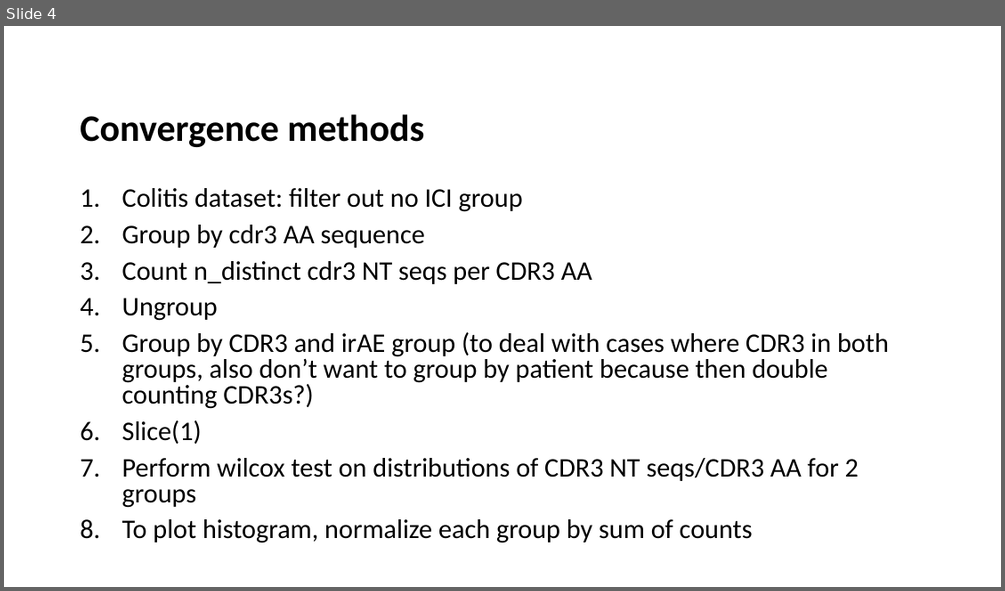
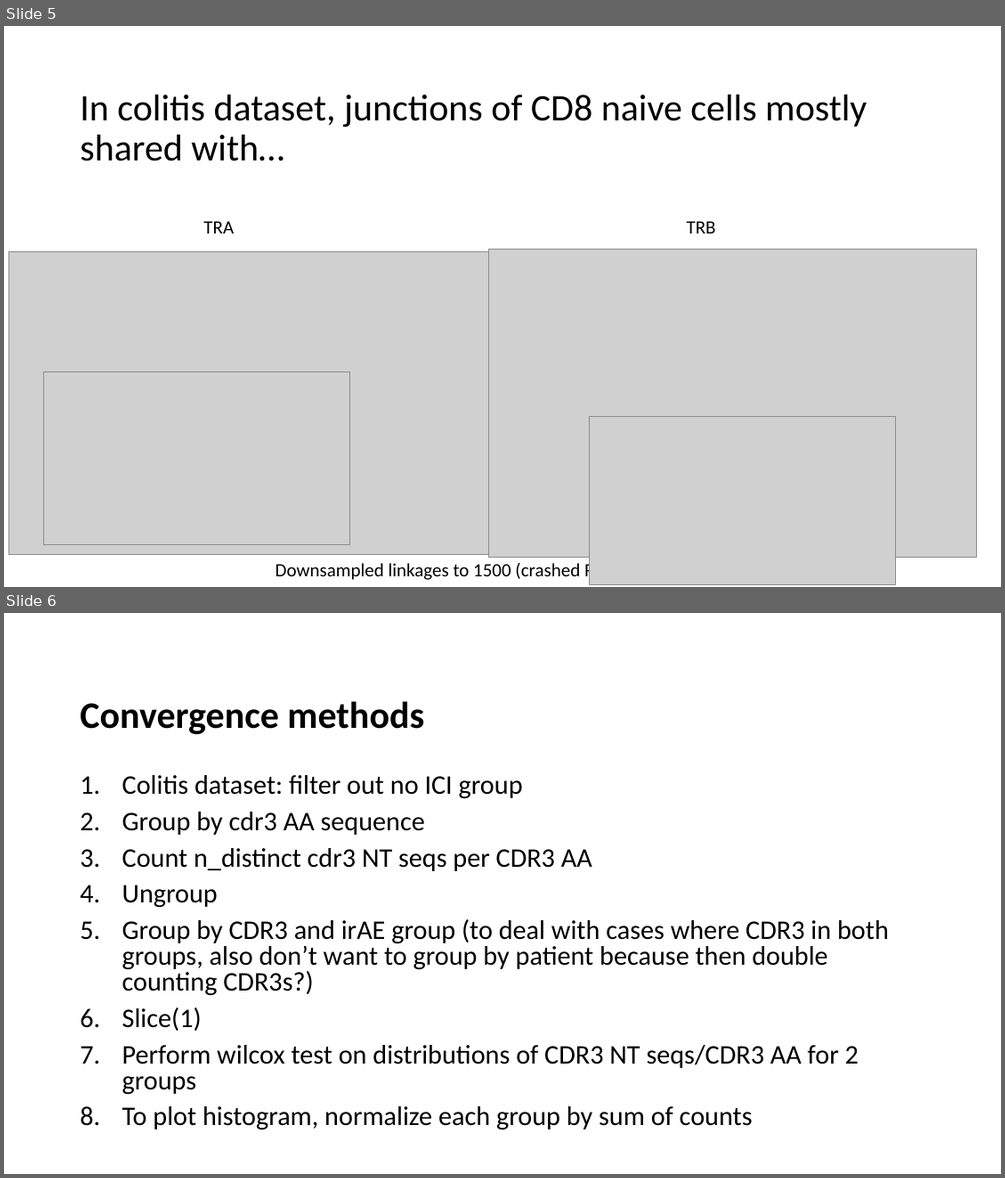
Before and after one commit to tybottorff/bottorffdocs, a slide deck: linsley_postdoc/presentations/weekly_meetings/1_18_24.pptx. Shown one above the other, each under a label of ours: slide 4 before the commit, slides 5 and 6 after it. The pictures are 1005x591 and 1005x1178 pixels, drawn with LibreOffice and Linux fonts; fonts in the diff are those of the drawing; grey boxes stand for pictures. Boxes give left, top, right and bottom in pixels: in the first picture for what was removed or moved away, otherwise in the second. Text is boxed around its words. In the diff, an @@ line names an element or a change of style, - is before the commit and + after.

```diff
--- a/linsley_postdoc/presentations/weekly_meetings/1_18_24.pptx
+++ b/linsley_postdoc/presentations/weekly_meetings/1_18_24.pptx
@@ slide 5 added at box(4, 26, 1001, 587), background #FFFFFF @@
@@ title added at box(80, 95, 866, 161), 36 pt, text #000000 @@
+In colitis dataset, junctions of CD8 naive cells mostly shared with…
@@ text added at box(203, 221, 234, 233), 18 pt, text #000000 @@
+TRA
@@ text added at box(687, 221, 716, 233), 18 pt, text #000000 @@
+TRB
@@ picture added at box(9, 251, 497, 554) @@
@@ picture added at box(489, 248, 977, 556) @@
@@ picture added at box(44, 371, 349, 544) @@
@@ picture added at box(590, 417, 896, 585) @@
@@ text added at box(275, 561, 594, 582), 18 pt, text #000000 @@
+Downsampled linkages to 1500 (crashed R otherwise)
@@ what was slide 4 is now slide 6 @@
```
Also in this commit, not shown: 1 slide changed, 1 other slide added.
